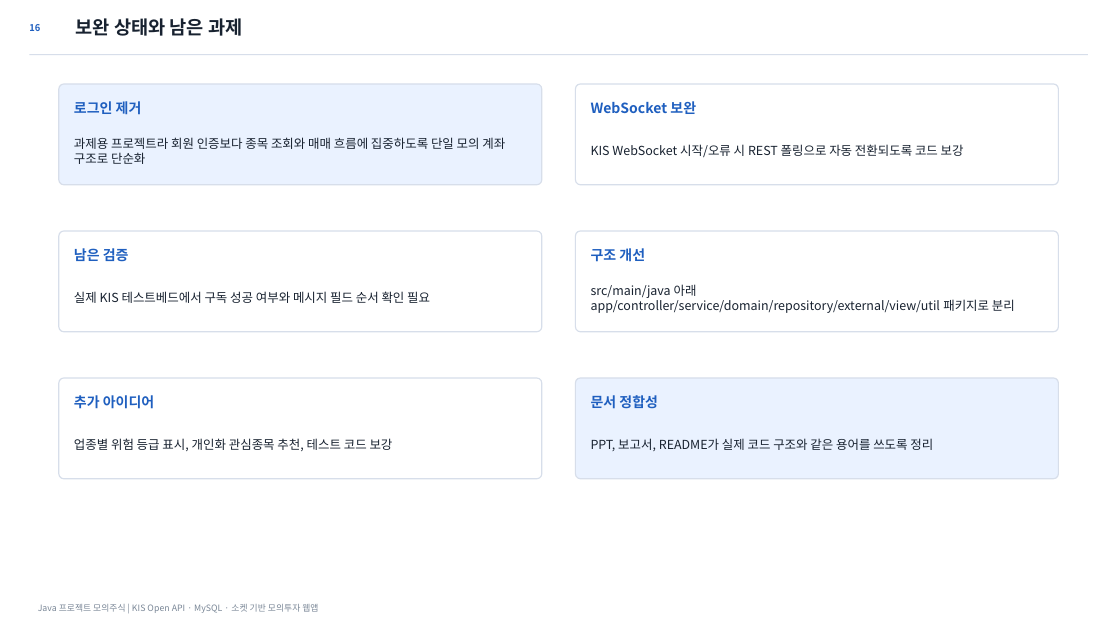
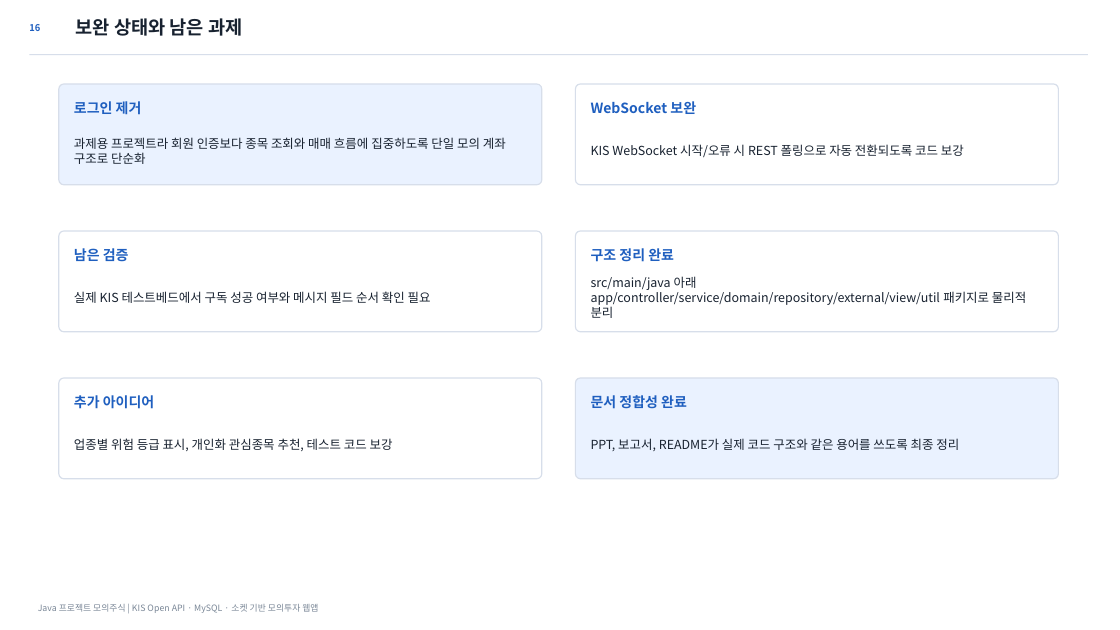
Before and after one commit to osangmin51-spec/javaproject, a slide deck: slide 16 of deliverables/Java_모의주식투자_발표자료_최종정합본.pptx. Drawn at 1120x630 pixels with LibreOffice and Linux fonts; fonts in the diff are those of the drawing. Boxes give left, top, right and bottom in pixels: in the first picture for what was removed or moved away, otherwise in the second. Text is boxed around its words. In the diff, an @@ line names an element or a change of style, - is before the commit and + after.

```diff
--- a/deliverables/Java_모의주식투자_발표자료_최종정합본.pptx
+++ b/deliverables/Java_모의주식투자_발표자료_최종정합본.pptx
@@ text at [591,248,674,262]: text changed @@
-구조 개선
+구조 정리 완료
@@ text at [591,276,1026,318]: text changed @@
-src/main/java 아래 app/controller/service/domain/repository/external/view/util 패키지로 분리
+src/main/java 아래 app/controller/service/domain/repository/external/view/util 패키지로 물리적 분리
@@ text at [591,395,687,409]: text changed @@
-문서 정합성
+문서 정합성 완료
@@ text at [591,438,959,451]: text changed @@
-PPT, 보고서, README가 실제 코드 구조와 같은 용어를 쓰도록 정리
+PPT, 보고서, README가 실제 코드 구조와 같은 용어를 쓰도록 최종 정리
```
Also in this commit, not shown: 1 other slide changed, 1 slide added, 1 slide removed, 2 other files.
